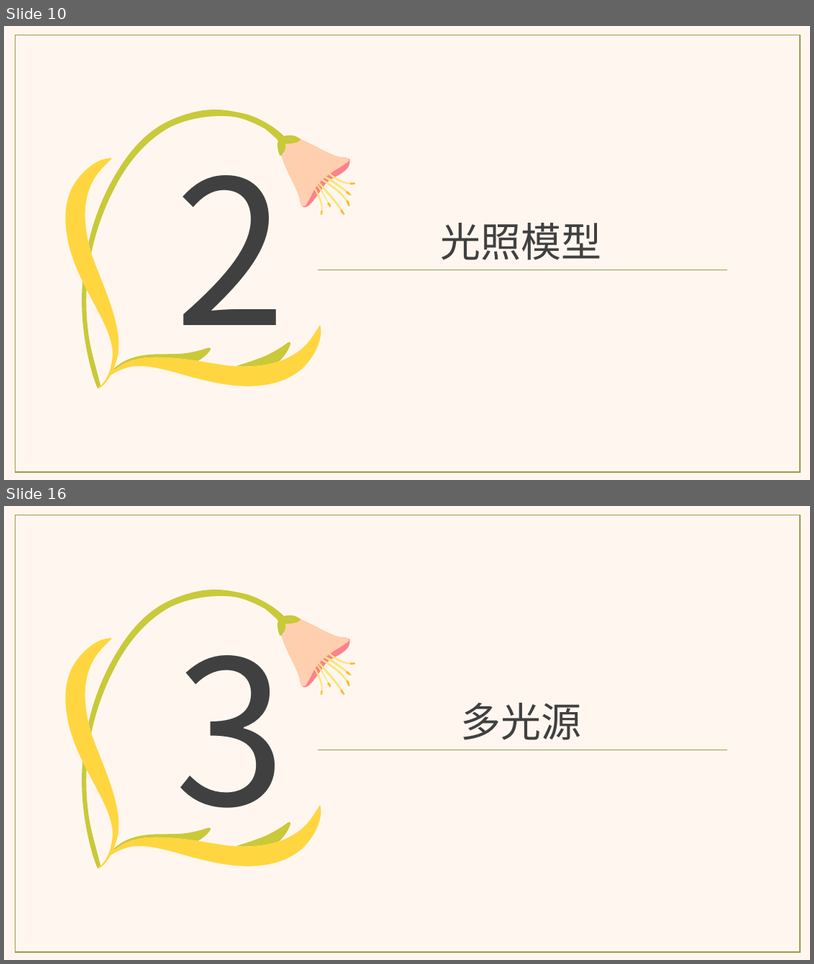
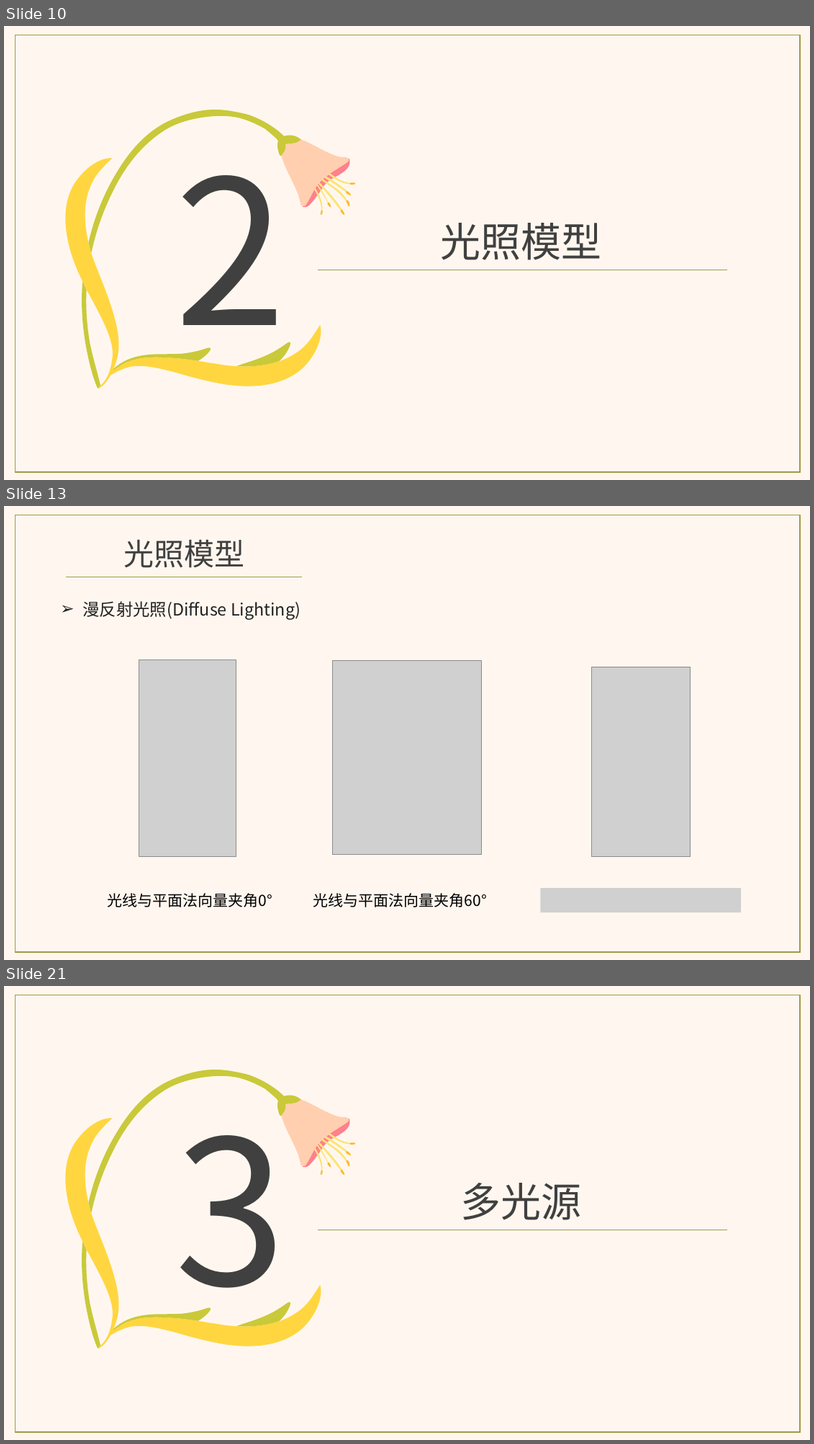
Before and after one commit to aliwanzi/Learn_OpenGL, a slide deck: resources/doc/LearnOpenGL_02.pptx. Shown one above the other, each under a label of ours: slides 10 and 16 before the commit, slides 10, 13 and 21 after it; the slides between them are not shown. The pictures are 814x964 and 814x1444 pixels, drawn with LibreOffice and Linux fonts; fonts in the diff are those of the drawing; grey boxes stand for pictures. Boxes give left, top, right and bottom in pixels: in the first picture for what was removed or moved away, otherwise in the second. Text is boxed around its words. In the diff, an @@ line names an element or a change of style, - is before the commit and + after.

```diff
--- a/resources/doc/LearnOpenGL_02.pptx
+++ b/resources/doc/LearnOpenGL_02.pptx
@@ slide 13 added at [4, 506, 810, 960], background #FFF7EF @@
@@ rectangle added at [16, 515, 801, 952], outline #A09A45 1 pt @@
@@ text added at [124, 539, 244, 568], 36 pt, text #404040 @@
+光照模型
@@ line added from (67, 577) to (302, 577), #A09A45 0.5 pt @@
@@ text added at [83, 601, 301, 620], 20 pt, text #222222 @@
+➢ 漫反射光照(Diffuse Lighting)
@@ picture added at [139, 660, 237, 856] @@
@@ picture added at [332, 660, 482, 854] @@
@@ picture added at [592, 667, 691, 856] @@
@@ text added at [108, 893, 273, 907], 18 pt, text #000000 @@
+光线与平面法向量夹角0°
@@ text added at [314, 893, 487, 907], 18 pt, text #000000 @@
+光线与平面法向量夹角60°
@@ picture added at [540, 888, 741, 912] @@
@@ what was slide 16 is now slide 21 @@
```
Also in this commit, not shown: 18 slides changed, 10 other slides added, 3 slides removed.
